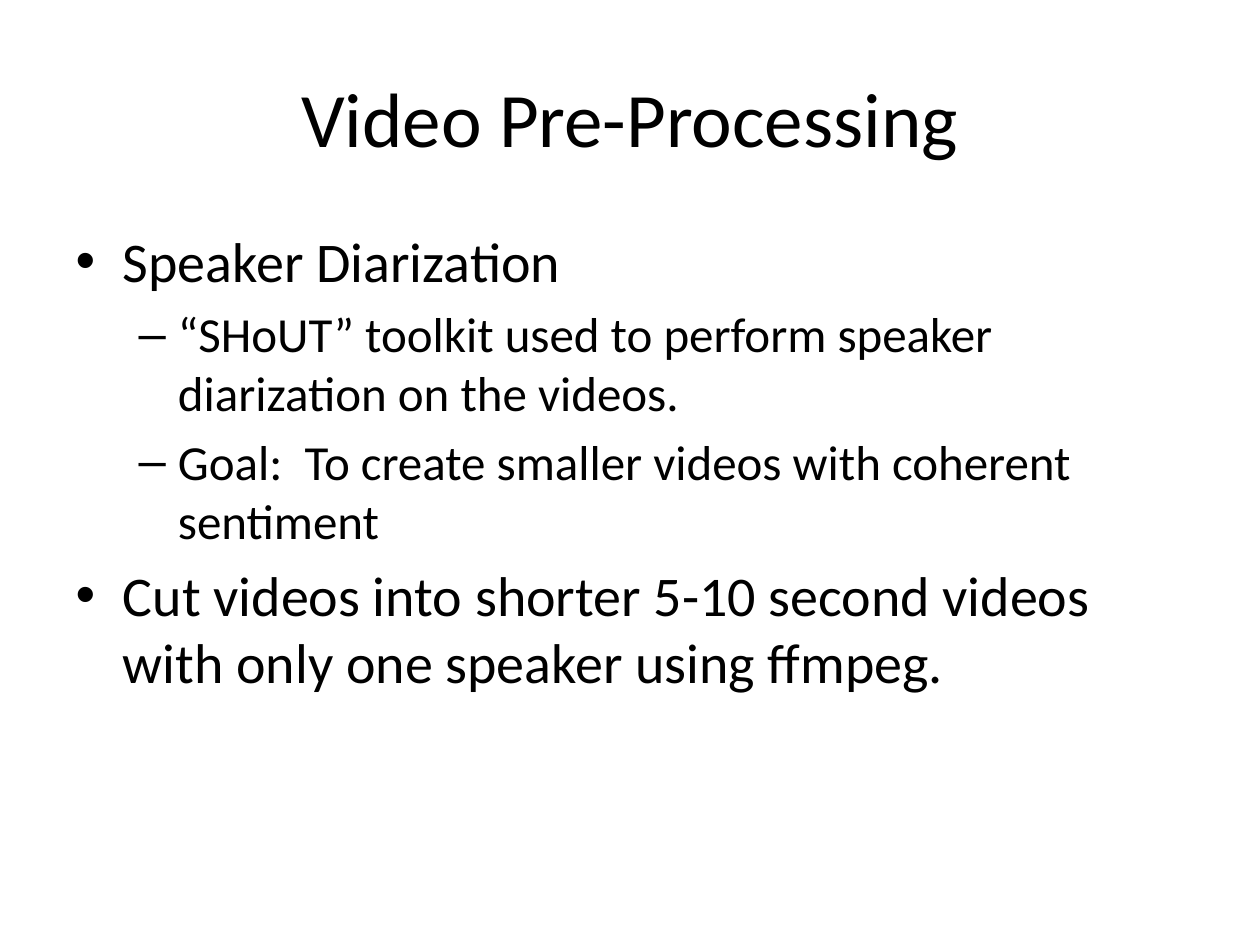
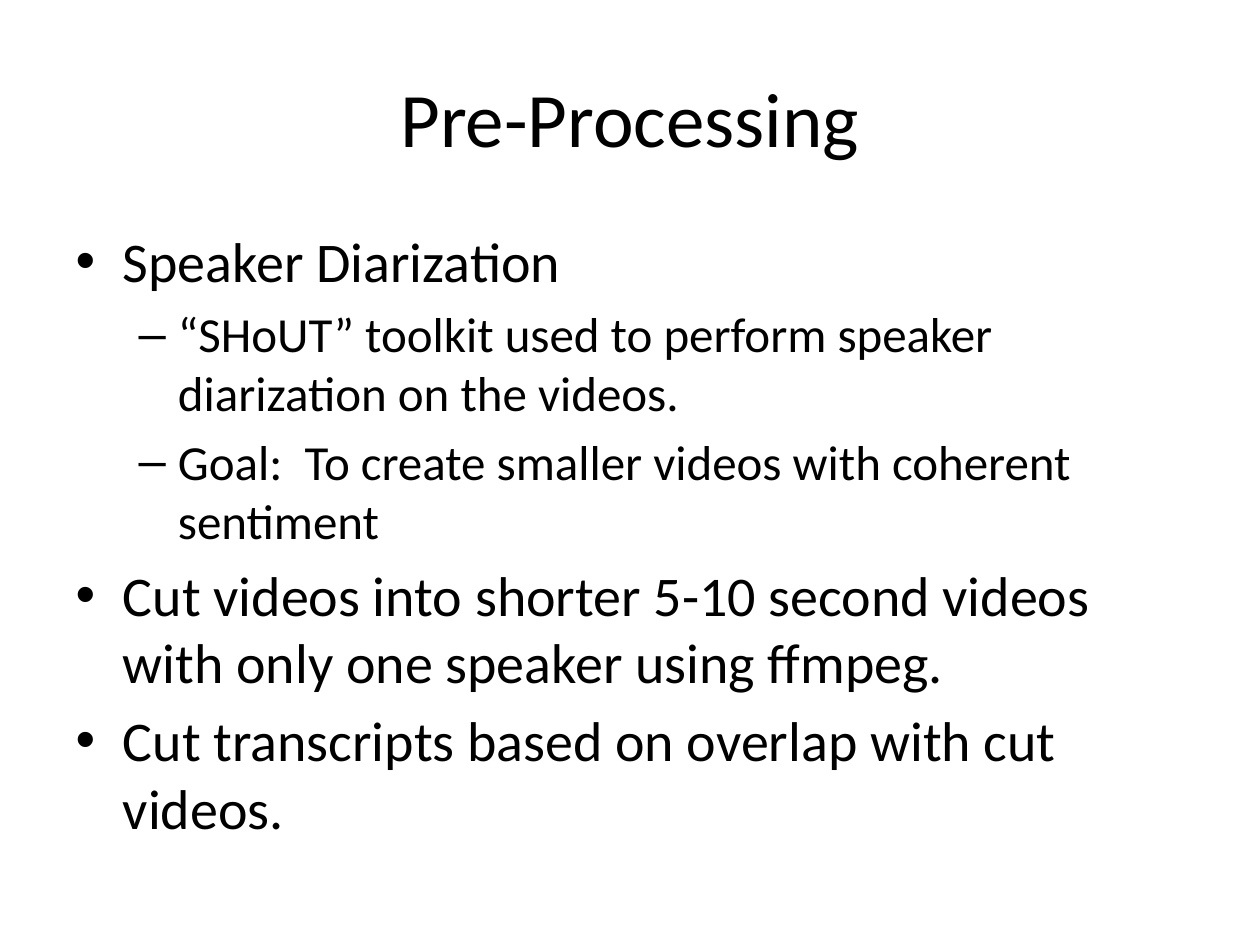
Before and after one commit to jellis505/LogisticProgression, a slide deck: slide 4 of Project/presentation/FinalPres.pptx. Drawn at 1260x945 pixels with LibreOffice and Linux fonts; fonts in the diff are those of the drawing. Boxes give left, top, right and bottom in pixels: in the first picture for what was removed or moved away, otherwise in the second. Text is boxed around its words. In the diff, an @@ line names an element or a change of style, - is before the commit and + after.

```diff
--- a/Project/presentation/FinalPres.pptx
+++ b/Project/presentation/FinalPres.pptx
@@ title at (400,94,858,161): text changed @@
-Video Pre-Processing
+Pre-Processing
@@ text at (123,722,1056,830): paragraph added @@
+• Cut transcripts based on overlap with cut videos.
```
Also in this commit, not shown: 1 other slide changed, 1 slide added.
